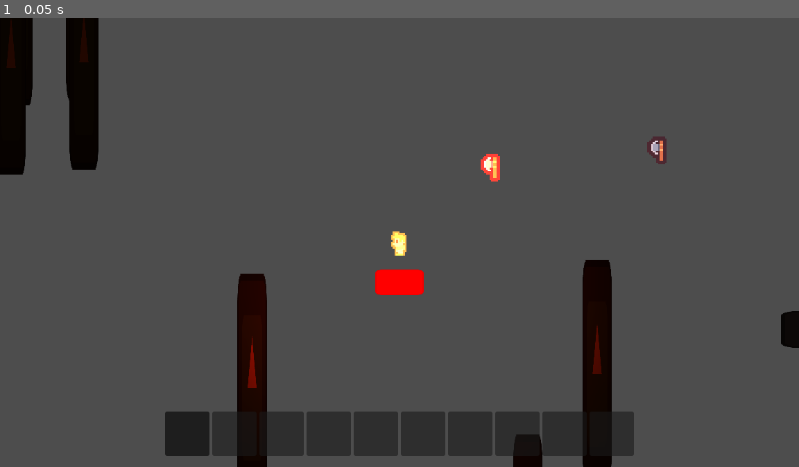
Above: before the commit, frame 1.
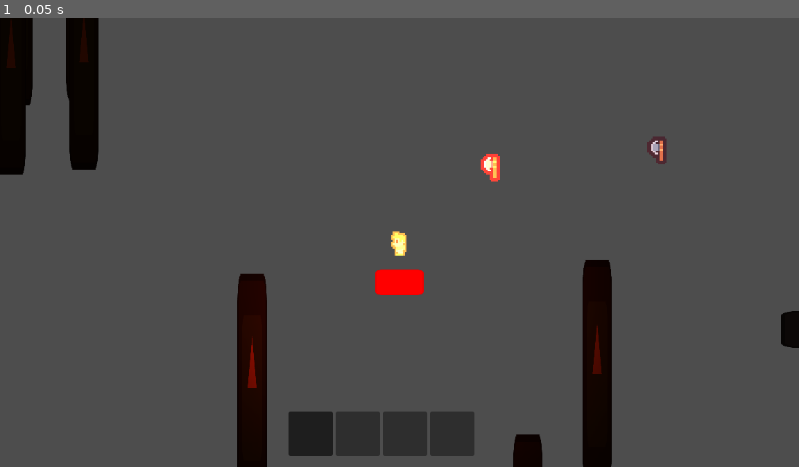
Above: after the commit, the same moment.

Repository: Josh-Farkas/Game-Jam-Z
Game: Godot game, scene res://World/World.tscn
Same seed, same stepped clock (60 frames per second), same inputs: the game is played once before the commit and once after it. The engine's default icon, where the game draws it, is replaced by a stand-in: a white triangle on a blue panel in a dark square.
Inputs:
- Up to frame 1 (0.05 s): no input

The runs differ from the first frame. In frame 1, 2.7% of the frame differs, in the area x 20-80%, y 87-98%.

Commit message:
Add stack size identifiers

Diff:
--- a/Items/Item.gd
+++ b/Items/Item.gd
@@ -4,16 +4,16 @@
 @onready
 var item_types: Dictionary = {
 	"Wood": {
-		"Sprite": preload("res://icon.svg"),
-		"MaxStack": 99
+		"Sprite": preload("res://Items/Wood.png"),
+		"MaxStack": 3
 	},
 	"Stone": {
-		"Sprite": preload("res://icon.svg"),
-		"MaxStack": 99
+		"Sprite": preload("res://Items/Stone.png"),
+		"MaxStack": 3
 	},
 	"Axe": {
 		"Sprite": preload("res://Items/Axe.png"),
-		"MaxStack": 3
+		"MaxStack": 1
 	},
 	"BattleAxe": {
 		"Sprite": preload("res://Items/BattleAxe.png"),
@@ -50,7 +50,6 @@
 var speed = 100
 
 var max_stack = 0
-@export
 var amount = 1
 
 # Called when the node enters the scene tree for the first time.
@@ -63,7 +62,7 @@
 
 # Called every frame. 'delta' is the elapsed time since the previous frame.
 func _process(delta):
-	if player_in_range && player.inventory.find(null) != -1:
+	if player_in_range and (player.inventory.map(func(x: Item): return x.type if x != null and x.amount != x.max_stack else null).find(type) != -1 or player.inventory.find(null) != -1):
 		position += global_position.direction_to(player.global_position) * speed * delta
 
 
--- a/Player/Player.gd
+++ b/Player/Player.gd
@@ -3,7 +3,7 @@
 @onready var animation_tree: AnimationTree = $AnimationTree
 @onready var inventory_gui: HBoxContainer = $Control/MarginContainer/Inventory
 
-const INV_SIZE = 10
+const INV_SIZE = 4
 
 @export var speed = 100
 var speed_modifier: int = 1
@@ -55,11 +55,13 @@
 			if inventory[slot] == null:
 				inventory[slot] = body
 				inventory_gui.get_child(slot).icon = body.item_types[body.type]["Sprite"]
+				inventory_gui.get_child(slot).get_child(0).text = str(body.amount) if body.amount > 1 else ""
 				body.get_parent().remove_child(body)
 				return
 			else:
 				var amount_to_fill = inventory[slot].max_stack - inventory[slot].amount
 				inventory[slot].change_amount(min(body.amount, amount_to_fill))
+				inventory_gui.get_child(slot).get_child(0).text = str(inventory[slot].amount) if inventory[slot].amount > 1 else ""
 				body.change_amount(-amount_to_fill)
 
 	body.get_parent().remove_child(body)
--- a/UI/inventory_slot.tscn
+++ b/UI/inventory_slot.tscn
@@ -1,4 +1,10 @@
-[gd_scene format=3 uid="uid://khcqgrxr2ba5"]
+[gd_scene load_steps=2 format=3 uid="uid://khcqgrxr2ba5"]
+
+[sub_resource type="LabelSettings" id="LabelSettings_gchoh"]
+line_spacing = 0.0
+font_size = 24
+outline_size = 12
+outline_color = Color(0, 0, 0, 1)
 
 [node name="InventorySlot" type="Button"]
 custom_minimum_size = Vector2(64, 64)
@@ -8,3 +14,14 @@
 toggle_mode = true
 icon_alignment = 1
 expand_icon = true
+
+[node name="StackLabel" type="Label" parent="."]
+layout_mode = 1
+anchors_preset = 2
+anchor_top = 1.0
+anchor_bottom = 1.0
+offset_left = 6.0
+offset_top = -34.0
+offset_right = 34.0
+grow_vertical = 0
+label_settings = SubResource("LabelSettings_gchoh")
--- a/World/Object/Object.gd
+++ b/World/Object/Object.gd
@@ -56,7 +56,7 @@
 func get_hit() -> bool:
 	if !hovered: return false
 	health -= 1
-	print(health)
+	# print(health)
 	if health == 0:
 		die()
 	return true
--- a/World/World.tscn
+++ b/World/World.tscn
@@ -27,4 +27,3 @@
 
 [node name="Item4" parent="." instance=ExtResource("4_p2har")]
 position = Vector2(519, 339)
-amount = 3
Binary file added: Items/Stone.png
Not shown, added: Items/Stone.png.import
Binary file added: Items/Wood.png
Not shown, added: Items/Wood.png.import
